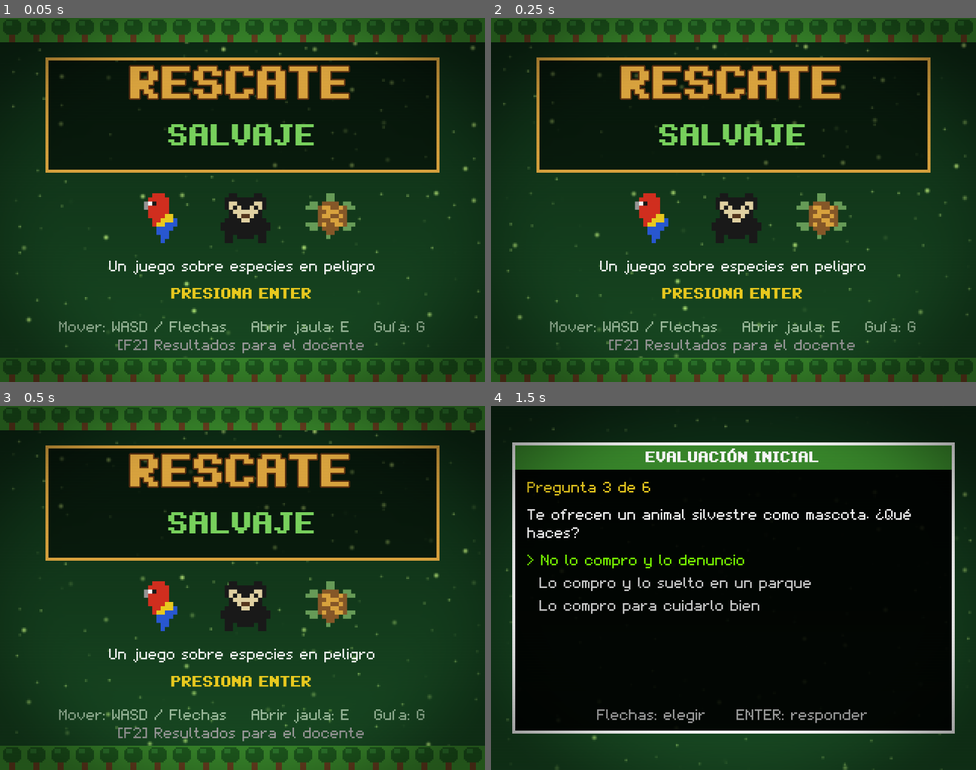
Above: before the commit, frames 1-4 (two rows, left to right).
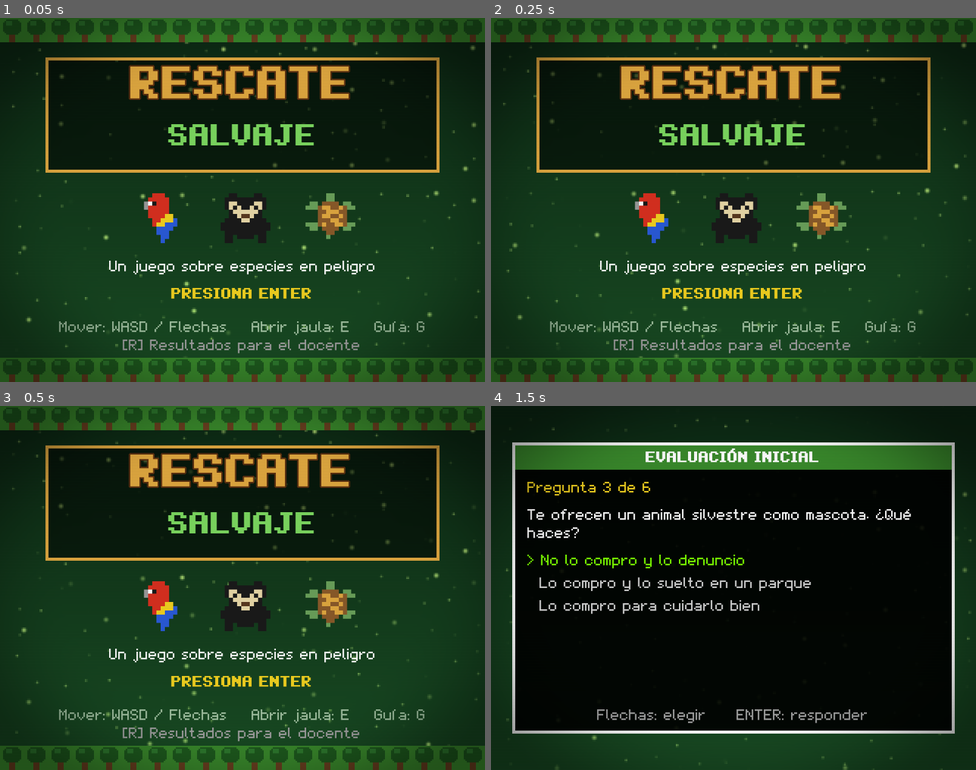
Above: after the commit, the same moments.

Repository: sofia-1003/RescateSalvaje
Game: Godot game, scene res://Scenes/World/titulo.tscn
Same seed, same stepped clock (60 frames per second), same inputs: the game is played once before the commit and once after it. Sound files missing from this copy of the repository are replaced by a short silence.
Inputs:
- Up to frame 1 (0.05 s): no input
- Up to frame 2 (0.25 s): no input
- Up to frame 3 (0.5 s): no input
- Up to frame 4 (1.5 s): tap Enter (ui_accept) at 0.5, 0.77, 0.8, 1.07, 1.35 s; hold D (DERECHA) 0.53-1.28 s; tap R at 0.6 s; hold S (ABAJO) from 1.28 s (still down)

The runs differ from the first frame. In frame 1, 0.8% of the frame differs, in the area x 24-75%, y 88-93%; in frame 2, 0.8%; in frame 3, 0.8%; in frame 4, nothing differs.

Commit message:
Panel de resultados también con la tecla R
En muchos portátiles F2 controla el brillo o el volumen y no llega al
juego. F2 sigue funcionando y el título ahora indica la R.

Co-Authored-By: Claude Opus 5.5 <noreply@anthropic.com>

Diff:
--- a/Scenes/World/titulo.tscn
+++ b/Scenes/World/titulo.tscn
@@ -149,5 +149,5 @@
 offset_right = 320.0
 offset_bottom = 233.0
 theme_override_colors/font_color = Color(0.627451, 0.627451, 0.627451, 1)
-text = "[F2] Resultados para el docente"
+text = "[R] Resultados para el docente"
 horizontal_alignment = 1
--- a/Scripts/World/titulo.gd
+++ b/Scripts/World/titulo.gd
@@ -25,7 +25,10 @@
 		get_tree().change_scene_to_file("res://Scenes/World/evaluacion_inicial.tscn")
 
 
-#F2: panel del docente con el análisis de resultados
+#R o F2: panel del docente con el análisis de resultados.
+#En muchos portátiles F2 controla el brillo o el volumen, por eso también funciona la R.
 func _input(evento: InputEvent) -> void:
-	if evento is InputEventKey and evento.pressed and not evento.echo and evento.physical_keycode == KEY_F2:
+	if not evento is InputEventKey or not evento.pressed or evento.echo or evento.is_command_or_control_pressed():
+		return
+	if evento.physical_keycode == KEY_F2 or evento.physical_keycode == KEY_R:
 		get_tree().change_scene_to_file("res://Scenes/World/panel_resultados.tscn")
Not shown, changed: web/index.pck
